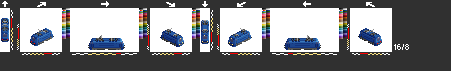
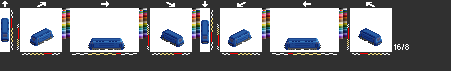
Comparing the layer stacks of the two 451x71 images. Changes:
hid "light" over box(2, 19, 381, 45)
painted on "ea" over box(93, 49, 316, 50)
